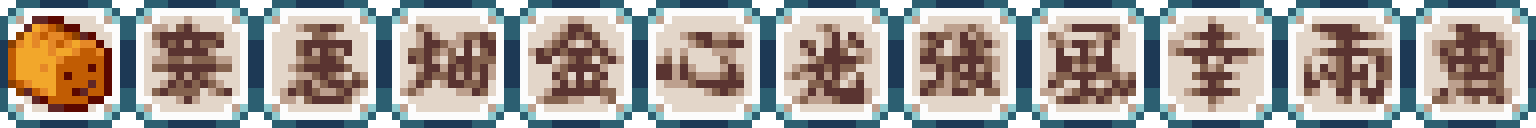
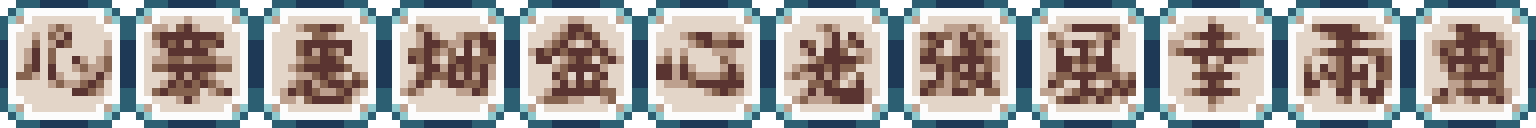
The second (1536, 128) image is a revision of the first. Changes to its layers:
painted on "bread" over [8,16,112,112]
